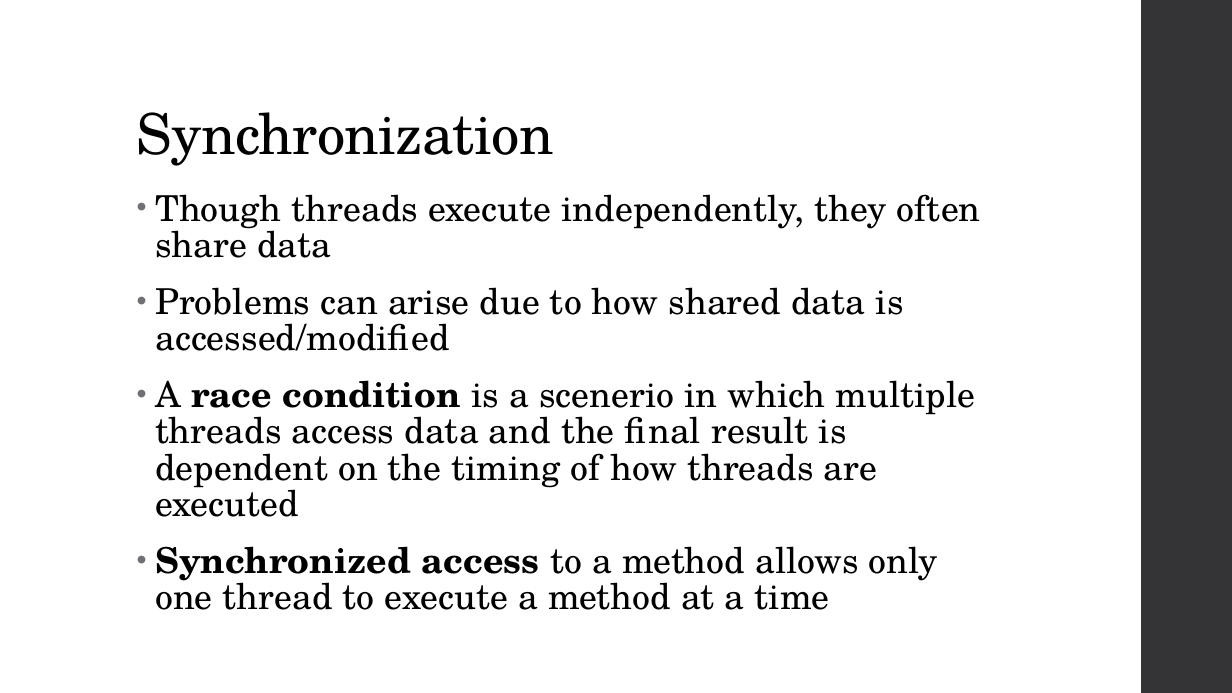
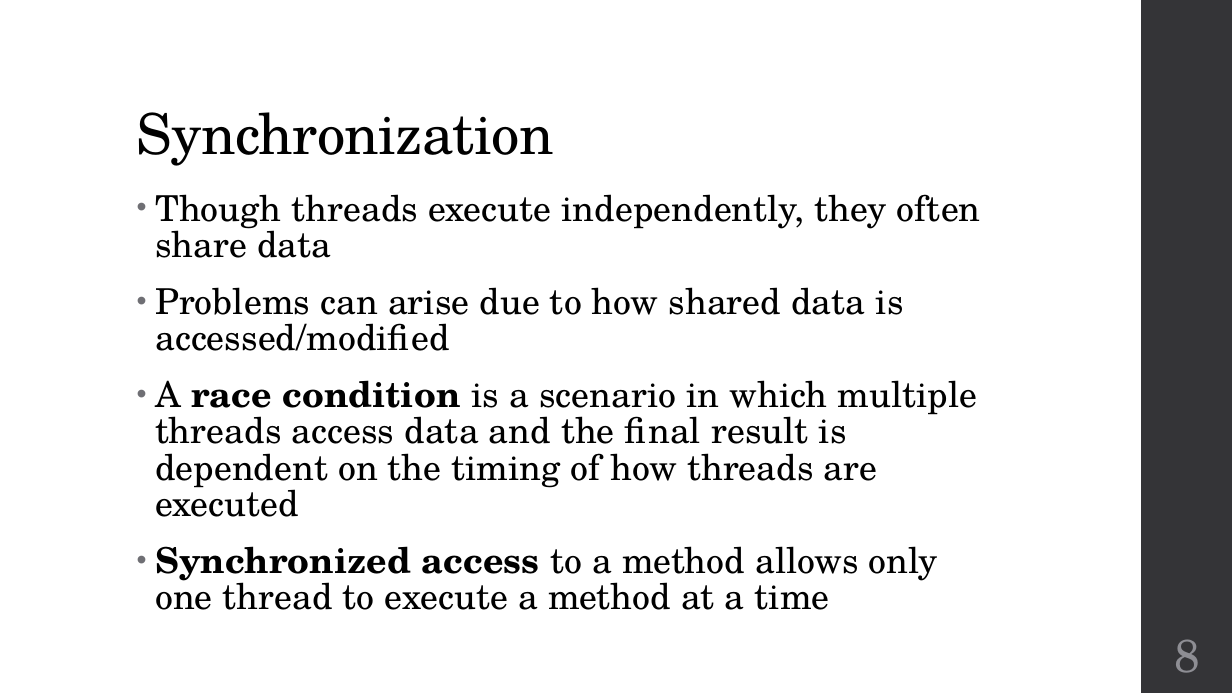
Before and after one commit to zarthur/CSCC-Fundamentals-Android-Notes, a slide deck: slide 8 of week_13/week_13.pptx. Drawn at 1232x693 pixels with LibreOffice and Linux fonts; fonts in the diff are those of the drawing. Boxes give left, top, right and bottom in pixels: in the first picture for what was removed or moved away, otherwise in the second. Text is boxed around its words. In the diff, an @@ line names an element or a change of style, - is before the commit and + after.

```diff
--- a/week_13/week_13.pptx
+++ b/week_13/week_13.pptx
@@ text at (155,380,978,517): text changed @@
-• A race condition is a scenerio in which multiple threads access data and the final result is dependent on the timing of how threads are executed
+• A race condition is a scenario in which multiple threads access data and the final result is dependent on the timing of how threads are executed
@@ page number added at (1174,639,1200,673), 36 pt, text #8E8E94 @@
+8
```
Also in this commit, not shown: 15 other slides changed, 1 other file.
